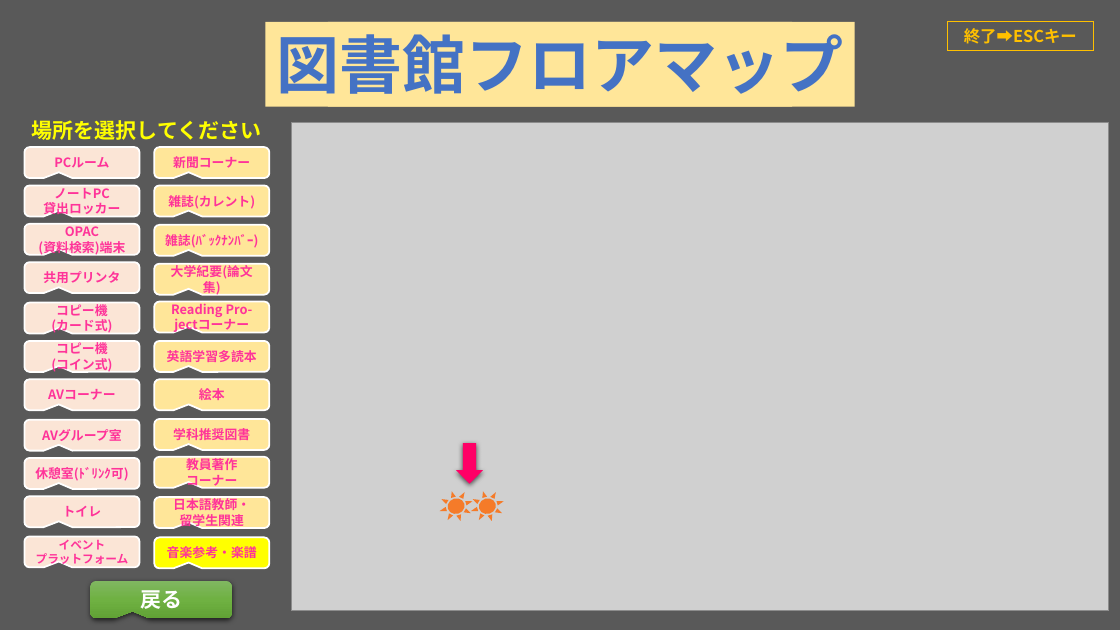
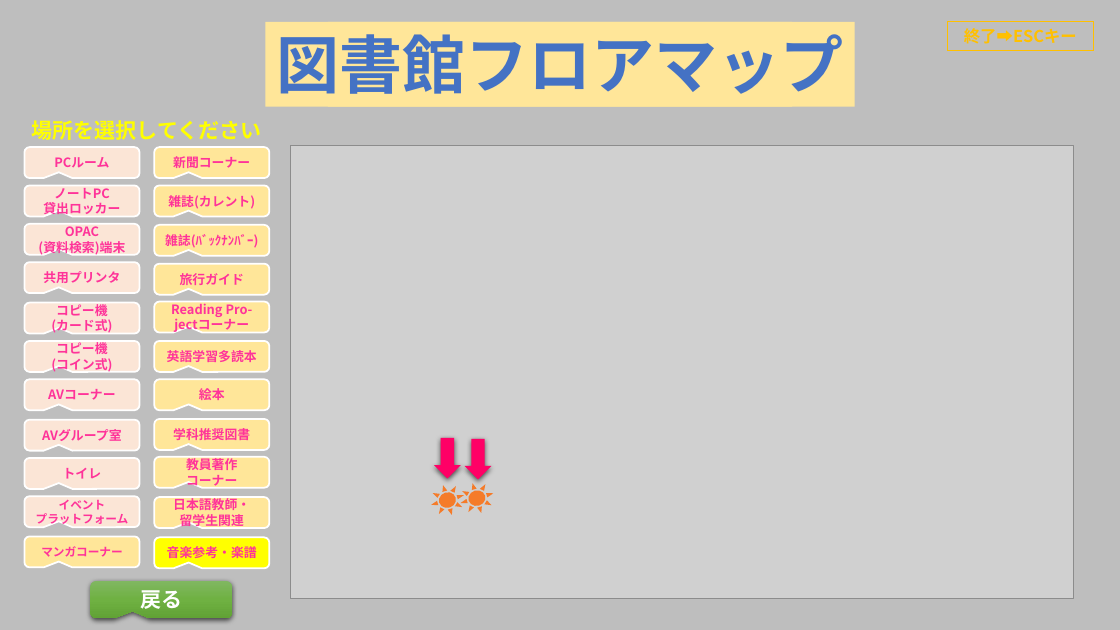
Before and after one commit to Nippo-Group/ferris-library-nuxt3, a slide deck: slide 116 of public/documents/floor-map/floor-map_3d.ppsx. Drawn at 1120x630 pixels with LibreOffice and Linux fonts; fonts in the diff are those of the drawing; grey boxes stand for pictures. Boxes give left, top, right and bottom in pixels: in the first picture for what was removed or moved away, otherwise in the second. Text is boxed around its words. In the diff, an @@ line names an element or a change of style, - is before the commit and + after.

```diff
--- a/public/documents/floor-map/floor-map_3d.ppsx
+++ b/public/documents/floor-map/floor-map_3d.ppsx
@@ background #595959 to #BEBEBE @@
@@ picture: place and size @@
-picture at box(292, 123, 1109, 611)
+picture at box(291, 145, 1074, 598)
@@ text in rounded speech box at box(180, 273, 244, 285): text changed @@
-大学紀要(論文集)
+旅行ガイド
@@ left arrow added at box(434, 438, 461, 478), fill #FF0066 @@
@@ left arrow: place and size @@
-left arrow at box(456, 444, 483, 484)
+left arrow at box(465, 439, 492, 480)
@@ rounded speech box "トイレ": place and size @@
-rounded speech box "トイレ" at box(24, 497, 139, 528)
+rounded speech box "トイレ" at box(24, 458, 139, 489)
@@ rounded speech box removed at box(24, 458, 139, 489) @@
-休憩室(ﾄﾞﾘﾝｸ可)
@@ sun: place and size @@
-sun at box(467, 486, 509, 526)
+sun at box(456, 479, 498, 518)
@@ rounded speech box "イベント": place and size @@
-rounded speech box "イベント" at box(24, 537, 139, 568)
+rounded speech box "イベント" at box(24, 497, 139, 528)
@@ sun: place and size @@
-sun at box(436, 486, 478, 526)
+sun at box(426, 481, 468, 520)
@@ rounded speech box added at box(24, 537, 139, 568), fill #FFE699, outline #FFFFFF 1.5 pt, 10 pt, text #FF3399, bold @@
+マンガコーナー
```
Also in this commit, not shown: 114 other slides changed, 1 other file.
